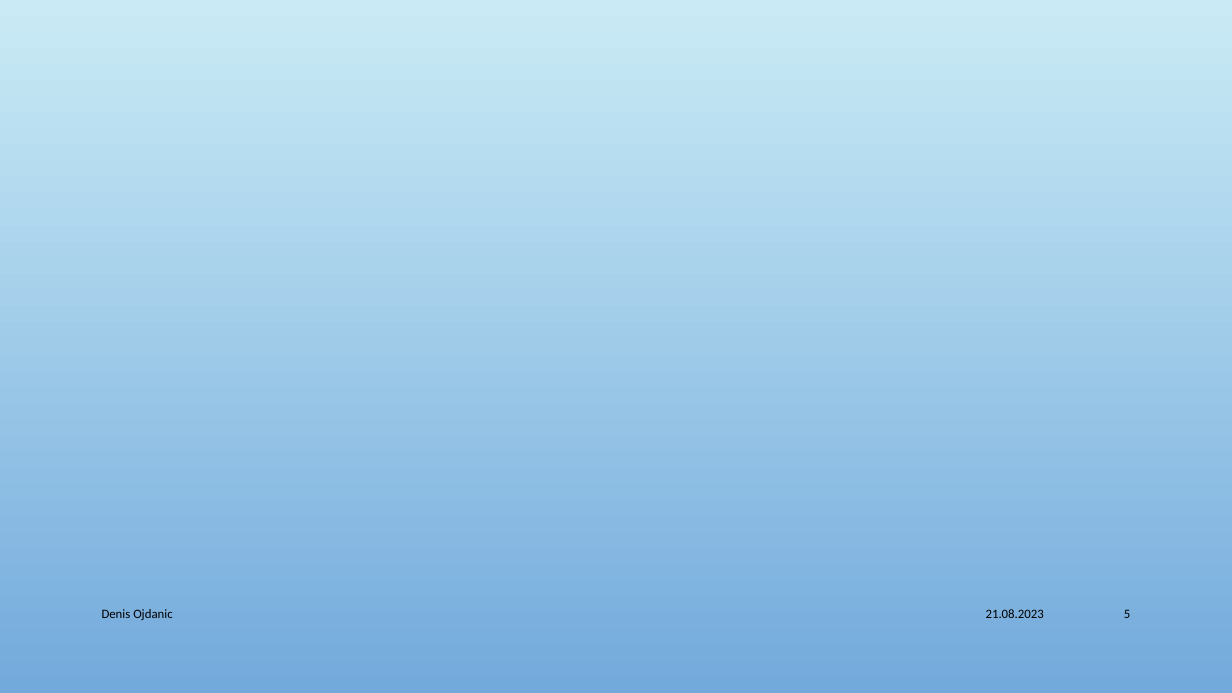
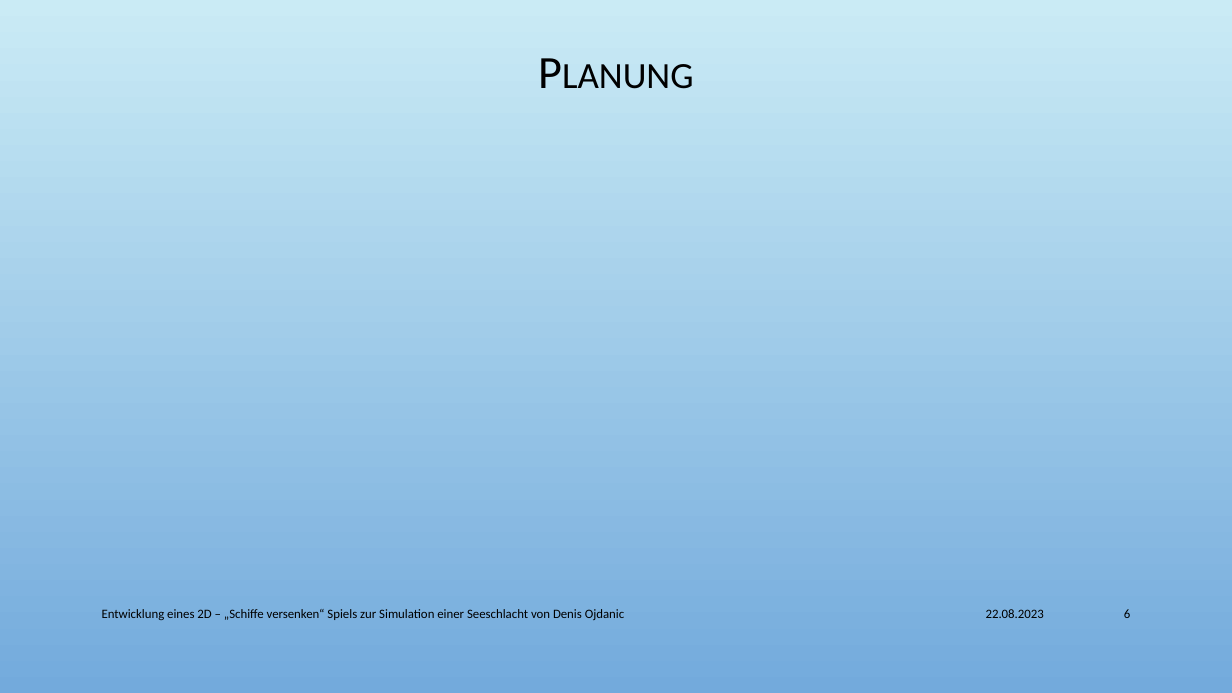
Before and after one commit to Der-Denis/Schiffe-versenken, a slide deck: slide 6 of Dokumente/Projektpräsentation.pptx (slide 5 before the commit). Drawn at 1232x693 pixels with LibreOffice and Linux fonts; fonts in the diff are those of the drawing; background and template pictures are left out. Boxes give left, top, right and bottom in pixels: in the first picture for what was removed or moved away, otherwise in the second. Text is boxed around its words. In the diff, an @@ line names an element or a change of style, - is before the commit and + after.

```diff
--- a/Dokumente/Projektpräsentation.pptx
+++ b/Dokumente/Projektpräsentation.pptx
@@ title added at bbox=[92, 30, 1140, 116], 36 pt, text #000000, small capitals @@
+Planung
@@ text at bbox=[102, 609, 624, 620]: text changed @@
-Denis Ojdanic
+Entwicklung eines 2D – „Schiffe versenken“ Spiels zur Simulation einer Seeschlacht von Denis Ojdanic
@@ text at bbox=[986, 609, 1044, 618]: text changed @@
-21.08.2023
+22.08.2023
@@ page number at bbox=[1124, 609, 1130, 618]: text changed @@
-5
+6
```
Also in this commit, not shown: 4 other slides changed, 4 slides added, 1 other file.
